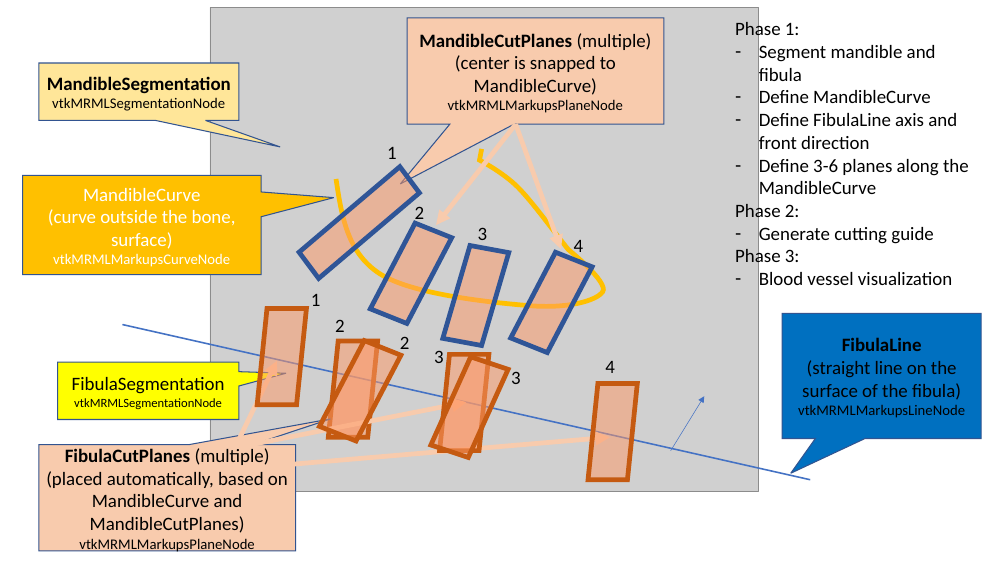
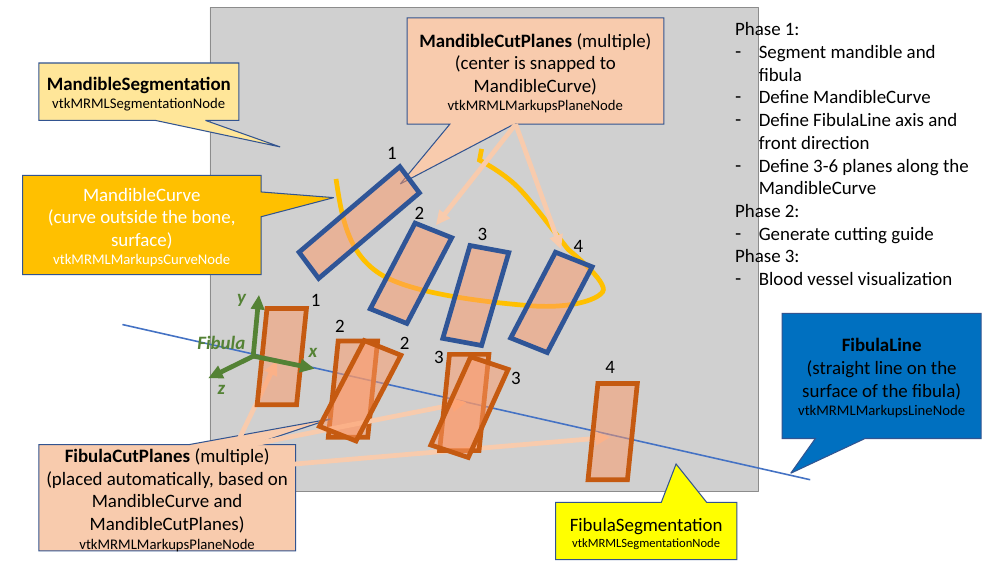
Before and after one commit to SlicerIGT/SlicerBoneReconstructionPlanner, a slide deck: slide 2 of Docs/Design.pptx. Drawn at 1008x567 pixels with LibreOffice and Linux fonts; fonts in the diff are those of the drawing; grey boxes stand for pictures. Boxes give left, top, right and bottom in pixels: in the first picture for what was removed or moved away, otherwise in the second. Text is boxed around its words. In the diff, an @@ line names an element or a change of style, - is before the commit and + after.

Commit message:
Add Fibula coordinate system to design.pptx

```diff
--- a/Docs/Design.pptx
+++ b/Docs/Design.pptx
@@ arrow moved from (671, 451) - (705, 396) to (253, 355) - (259, 296) @@
@@ arrow (253, 355) - (259, 296): stroke #4472C4 0.5 pt to #548235 4.5 pt @@
@@ group added at <box>197,294,318,394</box>: 4 texts, 2 arrows @@
+Fibula
+x
+y
+z
@@ speech box "FibulaSegmentation": place and size @@
-speech box "FibulaSegmentation" at <box>57,362,239,420</box>
+speech box "FibulaSegmentation" at <box>556,502,737,560</box>
@@ speech box "FibulaSegmentation" at <box>556,502,737,560</box>: proportions changed @@
```
Also in this commit, not shown: 1 slide added, 1 slide removed.
